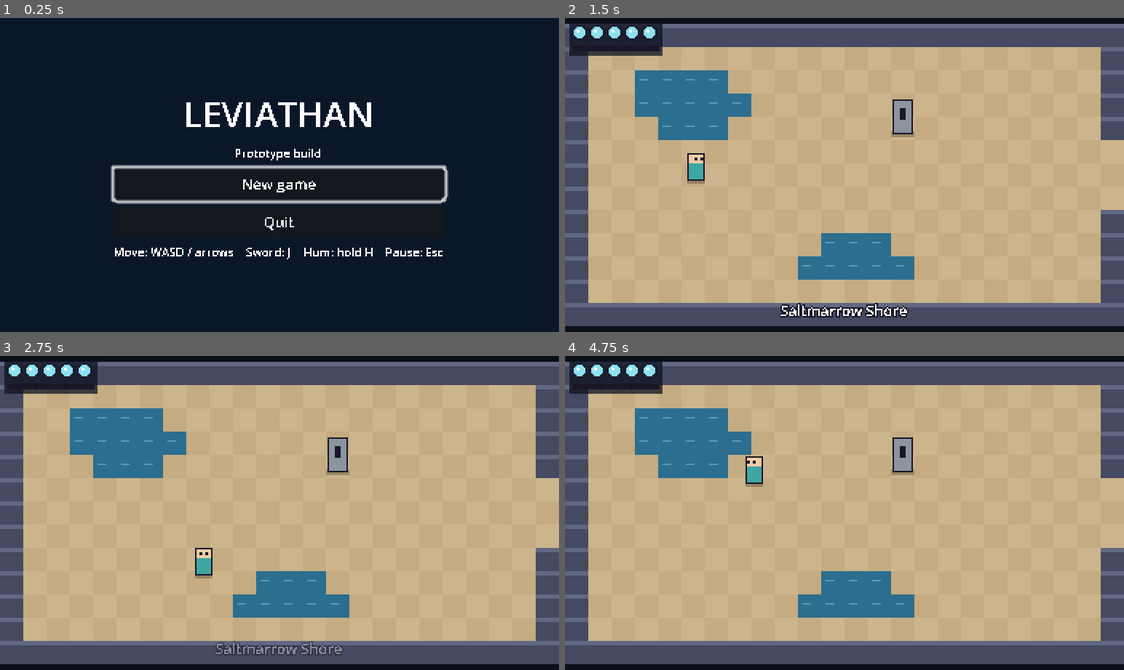
Above: before the commit, frames 1-4 (two rows, left to right).
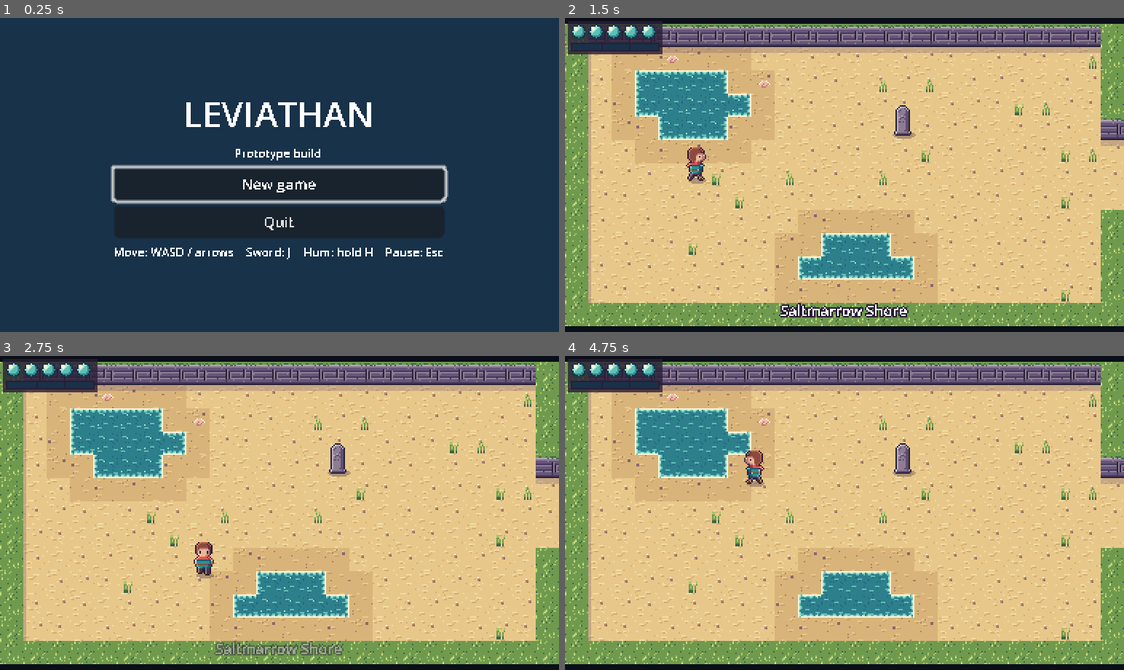
Above: after the commit, the same moments.

Repository: ashciraulo/Leviathan
Game: Godot game, scene res://scenes/title.tscn
Two runs of this game, one before a commit and one after it. Both use one fixed random seed, a clock stepped at 60 frames per second and the inputs below.
Inputs:
- Up to frame 1 (0.25 s): no input
- Up to frame 2 (1.5 s): click "New game" at 0.5 s; tap Enter at 1.25 s; hold D (move_right) from 1.28 s (still down); hold H (hum) from 1.28 s (still down)
- Up to frame 3 (2.75 s): release D (move_right) at 2.03 s; release H (hum) at 2.03 s; hold S (move_down) from 2.03 s (still down); tap J (attack) at 2.1 s; tap H (hum) at 2.3 s
- Up to frame 4 (4.75 s): release S (move_down) at 2.78 s; hold D (move_right) 2.78-3.53 s; hold H (hum) 2.78-3.53 s; hold W (move_up) 3.53-4.28 s; tap K (interact) at 3.6 s; tap H (hum) at 3.8 s; hold A (move_left) from 4.28 s (still down); hold H (hum) from 4.28 s (still down); tap U (item_1) at 4.35 s

The runs differ from the first frame. In frame 1, 84% of the frame differs, in the area x 0-100%, y 0-100%; in frame 2, 77%; in frame 3, 77%; in frame 4, 77%.

Commit message:
Saltmarrow style test: first-pass pixel art
Replace the graybox shapes with original pixel art generated by
tools/build_art.py: Wren (idle, walk, attack and hum in three
directions), the driftwood sword, Scuttler, Spitter, Shellback,
Tidestone, bubble shots, drop shadows and HUD bubbles, plus a
Saltmarrow tileset (sand, wet sand, dune-grass cliffs, animated water
with foam edges, shells and grass tufts).

Sprites are material silhouettes lit by the plan's rules: light from the
top left, hue-shifted ramps, coloured outlines. Rooms pick tiles from
the layout (cliff faces where ground is below, wet sand by water). Hit
flashes use a small shader. CI checks the PNGs match the art source.

Co-Authored-By: Claude Opus 5.5 <noreply@anthropic.com>
Claude-Session: https://claude.ai/code/session_01UYEn5UPccDyrfNhgn9YYhF

Diff:
--- /dev/null
+++ b/scripts/art/art.gd
@@ -0,0 +1,67 @@
+class_name Art
+extends Object
+## Loads the generated pixel art (see tools/build_art.py) and builds sprites.
+## Sprites use a small shader for the white hit flash.
+
+const WREN := preload("res://assets/sprites/wren.png")
+const SWORD := preload("res://assets/sprites/sword.png")
+const SCUTTLER := preload("res://assets/sprites/scuttler.png")
+const SPITTER := preload("res://assets/sprites/spitter.png")
+const SHELLBACK := preload("res://assets/sprites/shellback.png")
+const TIDESTONE := preload("res://assets/sprites/tidestone.png")
+const SHOT := preload("res://assets/sprites/shot.png")
+const SHADOW_SMALL := preload("res://assets/sprites/shadow_small.png")
+const SHADOW_LARGE := preload("res://assets/sprites/shadow_large.png")
+const BUBBLES := preload("res://assets/ui/bubbles.png")
+const SALTMARROW_TILES := preload("res://assets/tiles/saltmarrow.png")
+
+const FLASH_SHADER := """
+shader_type canvas_item;
+uniform float flash : hint_range(0.0, 1.0) = 0.0;
+uniform vec4 flash_color : source_color = vec4(1.0, 1.0, 1.0, 1.0);
+void fragment() {
+	COLOR = vec4(mix(COLOR.rgb, flash_color.rgb, flash), COLOR.a);
+}
+"""
+
+static var _flash_shader: Shader
+
+
+## A sprite whose `foot_row` (the last row of pixels it stands on) sits on
+## the node's origin, so y-sorting and shadows line up.
+static func sprite(texture: Texture2D, hframes: int, vframes: int, foot_row: int) -> Sprite2D:
+	var node := Sprite2D.new()
+	node.texture = texture
+	node.hframes = hframes
+	node.vframes = vframes
+	node.centered = false
+	var frame_width := texture.get_width() / hframes
+	node.position = Vector2(-frame_width / 2, -foot_row - 1)
+	node.material = flash_material()
+	return node
+
+
+## A soft drop shadow, offset down and to the right (light is top left).
+static func shadow(large: bool = false) -> Sprite2D:
+	var node := Sprite2D.new()
+	node.texture = SHADOW_LARGE if large else SHADOW_SMALL
+	node.position = Vector2(1, 0)
+	return node
+
+
+static func flash_material() -> ShaderMaterial:
+	if _flash_shader == null:
+		_flash_shader = Shader.new()
+		_flash_shader.code = FLASH_SHADER
+	var material := ShaderMaterial.new()
+	material.shader = _flash_shader
+	return material
+
+
+## Sets the flash on a sprite made by sprite(). Respects the soft-flash option.
+static func set_flash(node: CanvasItem, amount: float) -> void:
+	var material := node.material as ShaderMaterial
+	if material == null:
+		return
+	material.set_shader_parameter("flash", amount)
+	material.set_shader_parameter("flash_color", Palette.FLASH if Settings.flashes else Palette.SOFT_FLASH)
--- /dev/null
+++ b/scripts/art/tile_atlas.gd
@@ -0,0 +1,41 @@
+class_name TileAtlas
+extends Object
+## Tile positions in assets/tiles/saltmarrow.png.
+## Generated by tools/build_art.py. Do not edit by hand.
+
+const SIZE := 16
+const POSITIONS := {
+	"sand_0": Vector2i(0, 0),
+	"sand_1": Vector2i(1, 0),
+	"sand_2": Vector2i(2, 0),
+	"sand_3": Vector2i(3, 0),
+	"wet_0": Vector2i(4, 0),
+	"wet_1": Vector2i(5, 0),
+	"wet_2": Vector2i(6, 0),
+	"wet_3": Vector2i(7, 0),
+	"cliff_top_0": Vector2i(0, 1),
+	"cliff_top_1": Vector2i(1, 1),
+	"cliff_face_0": Vector2i(2, 1),
+	"cliff_face_1": Vector2i(3, 1),
+	"grass_0": Vector2i(4, 1),
+	"grass_1": Vector2i(5, 1),
+	"shell_0": Vector2i(6, 1),
+	"shell_1": Vector2i(7, 1),
+	"water_0": Vector2i(0, 2),
+	"water_1": Vector2i(1, 2),
+	"foam_top_0": Vector2i(2, 2),
+	"foam_bottom_0": Vector2i(3, 2),
+	"foam_left_0": Vector2i(4, 2),
+	"foam_right_0": Vector2i(5, 2),
+	"shade_top": Vector2i(6, 2),
+	"shade_left": Vector2i(7, 2),
+	"foam_top_1": Vector2i(0, 3),
+	"foam_bottom_1": Vector2i(1, 3),
+	"foam_left_1": Vector2i(2, 3),
+	"foam_right_1": Vector2i(3, 3),
+}
+
+
+static func region(tile_name: String) -> Rect2:
+	var cell: Vector2i = POSITIONS[tile_name]
+	return Rect2(cell.x * SIZE, cell.y * SIZE, SIZE, SIZE)
--- a/scripts/core/palette.gd
+++ b/scripts/core/palette.gd
@@ -1,7 +1,7 @@
 class_name Palette
 extends Object
-## Graybox colours for the prototype. Placeholder only, loosely following the
-## plan's coastal palette, until the pixel-art approach is decided.
+## Colours used by code-drawn effects and UI. Sprite and tile colours live in
+## tools/build_art.py; these come from the same Saltmarrow palette.
 
 const FLOOR := Color(0.80, 0.71, 0.55)
 const FLOOR_ALT := Color(0.77, 0.67, 0.51)
@@ -9,7 +9,7 @@
 const WALL_TOP := Color(0.38, 0.41, 0.51)
 const WATER := Color(0.17, 0.43, 0.56)
 const WATER_LIGHT := Color(0.33, 0.62, 0.72)
-const OUTLINE := Color(0.10, 0.09, 0.16)
+const OUTLINE := Color("#2a1e36")
 const SHADOW := Color(0.0, 0.0, 0.0, 0.25)
 const FLASH := Color(1.0, 1.0, 1.0)
 const SOFT_FLASH := Color(1.0, 0.85, 0.85)
@@ -18,7 +18,7 @@
 const WREN := Color(0.25, 0.65, 0.63)
 const WREN_SKIN := Color(0.95, 0.80, 0.65)
 const SWORD := Color(0.95, 0.90, 0.78)
-const HUM := Color(0.43, 0.94, 0.88)
+const HUM := Color("#a8e6cf")
 
 const SCUTTLER := Color(0.88, 0.42, 0.31)
 const SPITTER := Color(0.62, 0.40, 0.70)
@@ -29,6 +29,7 @@
 
 const BUBBLE := Color(0.55, 0.88, 0.95)
 const BUBBLE_EMPTY := Color(0.55, 0.88, 0.95, 0.45)
-const RESONANCE := Color(0.43, 0.94, 0.88)
-const UI_DARK := Color(0.05, 0.07, 0.12, 0.75)
-const DEEP := Color(0.04, 0.09, 0.16)
+const RESONANCE := Color("#6ef0e0")
+const RESONANCE_EMPTY := Color("#18324a")
+const UI_DARK := Color(0.16, 0.12, 0.21, 0.8)
+const DEEP := Color("#18324a")
--- a/scripts/enemies/enemy.gd
+++ b/scripts/enemies/enemy.gd
@@ -1,7 +1,8 @@
 class_name Enemy
 extends CharacterBody2D
 ## Base for enemies: health, hit reaction, knockback, contact damage and death.
-## Subclasses set their stats in _init(), steer in _think() and draw in _draw().
+## Subclasses set their stats in _init(), steer in _think(), build their
+## sprite in _make_sprite() and pick its frame in _update_sprite().
 ##
 ## Every enemy should have one readable tell (a wind-up, a flash, a sound)
 ## before it attacks.
@@ -29,6 +30,8 @@
 var _flash := 0.0
 var _hurtbox: Area2D
 var _contact: DamageArea
+var _sprite: Sprite2D
+var _sprite_origin := Vector2.ZERO
 
 
 func _ready() -> void:
@@ -54,11 +57,15 @@
 	_contact.add_child(Layers.rect_shape(body_size - Vector2(2, 0), Vector2(0, -body_size.y / 2.0)))
 	add_child(_contact)
 
+	add_child(Art.shadow(body_size.x > 14))
+	_sprite = _make_sprite()
+	add_child(_sprite)
+	_sprite_origin = _sprite.position
+
 
 func _physics_process(delta: float) -> void:
 	_flash = maxf(_flash - delta, 0.0)
 	if dying:
-		queue_redraw()
 		return
 	if _stun > 0.0:
 		_stun -= delta
@@ -69,7 +76,9 @@
 	else:
 		velocity = Vector2.ZERO
 	move_and_slide()
-	queue_redraw()
+	_sprite.position = _sprite_origin
+	_update_sprite()
+	Art.set_flash(_sprite, 1.0 if _flash > 0.0 else 0.0)
 
 
 ## Called by Wren's sword. `direction` is the way the swing travels.
@@ -123,15 +132,19 @@
 	tween.chain().tween_callback(queue_free)
 
 
-## Body colour with the white hit flash applied.
-func _tint(base: Color) -> Color:
-	if _flash > 0.0:
-		return Palette.FLASH if Settings.flashes else Palette.SOFT_FLASH
-	return base
+## Override: return this enemy's sprite (see Art.sprite()).
+func _make_sprite() -> Sprite2D:
+	return Art.sprite(Art.SCUTTLER, 3, 1, 11)
 
 
-func _draw_shadow(width: float) -> void:
-	draw_rect(Rect2(-width / 2.0, -2, width, 4), Palette.SHADOW)
+## Override: choose the frame for this physics tick.
+func _update_sprite() -> void:
+	pass
+
+
+## Shake the sprite sideways: part of most wind-up tells.
+func _jitter(timer: float) -> void:
+	_sprite.position.x += 1.0 if int(timer * 30.0) % 2 == 0 else -1.0
 
 
 ## The nearest of the four directions to `v`.
--- a/scripts/enemies/projectile.gd
+++ b/scripts/enemies/projectile.gd
@@ -6,12 +6,17 @@
 
 var velocity := Vector2.ZERO
 var _life := LIFETIME
+var _sprite: Sprite2D
 
 
 func _ready() -> void:
 	Layers.assign(self, Layers.ENEMY_ATTACK, [Layers.WORLD])
 	add_child(Layers.circle_shape(3.0, Vector2.ZERO))
 	body_entered.connect(_on_body_entered)
+	_sprite = Sprite2D.new()
+	_sprite.texture = Art.SHOT
+	_sprite.hframes = 2
+	add_child(_sprite)
 
 
 func _physics_process(delta: float) -> void:
@@ -19,7 +24,7 @@
 	_life -= delta
 	if _life <= 0.0:
 		queue_free()
-	queue_redraw()
+	_sprite.frame = int(_life * 8.0) % 2
 
 
 func notify_hit() -> void:
@@ -28,9 +33,3 @@
 
 func _on_body_entered(_body: Node2D) -> void:
 	queue_free()
-
-
-func _draw() -> void:
-	draw_circle(Vector2.ZERO, 4.0, Palette.OUTLINE)
-	draw_circle(Vector2.ZERO, 3.0, Palette.SHOT)
-	draw_rect(Rect2(-2, -2, 1, 1), Palette.FLASH)
--- a/scripts/enemies/scuttler.gd
+++ b/scripts/enemies/scuttler.gd
@@ -61,18 +61,15 @@
 	_timer = REST_TIME
 
 
-func _draw() -> void:
-	_draw_shadow(16)
-	var jitter := Vector2.ZERO
-	var color := _tint(Palette.SCUTTLER)
-	if mode == Mode.WINDUP and ai_enabled and not dying:
-		jitter.x = 1.0 if int(_timer * 30.0) % 2 == 0 else -1.0
-		color = _tint(Palette.TELL)
-	draw_rect(Rect2(Vector2(-8, -9) + jitter, Vector2(16, 8)), Palette.OUTLINE)
-	draw_rect(Rect2(Vector2(-7, -8) + jitter, Vector2(14, 6)), color)
-	# Claws.
-	draw_rect(Rect2(Vector2(-11, -11) + jitter, Vector2(4, 4)), Palette.OUTLINE)
-	draw_rect(Rect2(Vector2(7, -11) + jitter, Vector2(4, 4)), Palette.OUTLINE)
-	# Eye stalks.
-	draw_rect(Rect2(Vector2(-3, -11) + jitter, Vector2(2, 2)), Palette.OUTLINE)
-	draw_rect(Rect2(Vector2(1, -11) + jitter, Vector2(2, 2)), Palette.OUTLINE)
+func _make_sprite() -> Sprite2D:
+	return Art.sprite(Art.SCUTTLER, 3, 1, 11)
+
+
+func _update_sprite() -> void:
+	if mode == Mode.WINDUP and ai_enabled:
+		_sprite.frame = 2
+		_jitter(_timer)
+	elif velocity.length() > 1.0:
+		_sprite.frame = int(Time.get_ticks_msec() / 90) % 2
+	else:
+		_sprite.frame = 0
--- a/scripts/enemies/shellback.gd
+++ b/scripts/enemies/shellback.gd
@@ -57,24 +57,17 @@
 	_knockback = direction * 60.0
 
 
-func _draw() -> void:
-	_draw_shadow(18)
-	var jitter := Vector2.ZERO
-	if mode == Mode.TURNING and ai_enabled and not dying:
-		jitter.x = 1.0 if int(_timer * 30.0) % 2 == 0 else -1.0
-	var body := Rect2(Vector2(-9, -15) + jitter, Vector2(18, 15))
-	draw_rect(body, Palette.OUTLINE)
-	draw_rect(body.grow(-1), _tint(Palette.SHELLBACK))
-	# The shell plate sits on the facing side: thick, pale and outlined.
-	var plate: Rect2
-	if shell_dir.x > 0.0:
-		plate = Rect2(Vector2(5, -16), Vector2(6, 17))
-	elif shell_dir.x < 0.0:
-		plate = Rect2(Vector2(-11, -16), Vector2(6, 17))
+func _make_sprite() -> Sprite2D:
+	return Art.sprite(Art.SHELLBACK, 3, 1, 11)
+
+
+func _update_sprite() -> void:
+	if shell_dir.y > 0.0:
+		_sprite.frame = 0
 	elif shell_dir.y < 0.0:
-		plate = Rect2(Vector2(-10, -18), Vector2(20, 6))
+		_sprite.frame = 1
 	else:
-		plate = Rect2(Vector2(-10, -5), Vector2(20, 6))
-	plate.position += jitter
-	draw_rect(plate, Palette.OUTLINE)
-	draw_rect(plate.grow(-1), _tint(Palette.SHELL))
+		_sprite.frame = 2
+	_sprite.flip_h = shell_dir.x < 0.0
+	if mode == Mode.TURNING and ai_enabled:
+		_jitter(_timer)
--- a/scripts/enemies/spitter.gd
+++ b/scripts/enemies/spitter.gd
@@ -49,15 +49,12 @@
 	get_parent().add_child.call_deferred(shot)
 
 
-func _draw() -> void:
-	_draw_shadow(16)
-	var swell := 0.0
-	var mouth := Palette.OUTLINE
-	if mode == Mode.WINDUP and ai_enabled and not dying:
-		swell = 2.0 * (1.0 - _timer / WINDUP_TIME)
-		mouth = Palette.TELL
-	var color := _tint(Palette.SPITTER)
-	draw_rect(Rect2(-8 - swell, -14 - swell, 16 + swell * 2.0, 14 + swell), Palette.OUTLINE)
-	draw_rect(Rect2(-7 - swell, -13 - swell, 14 + swell * 2.0, 12 + swell), color)
-	# The mouth glows during the wind-up.
-	draw_rect(Rect2(-3, -15 - swell, 6, 4), mouth)
+func _make_sprite() -> Sprite2D:
+	return Art.sprite(Art.SPITTER, 2, 1, 12)
+
+
+func _update_sprite() -> void:
+	var winding := mode == Mode.WINDUP and ai_enabled
+	_sprite.frame = 1 if winding else 0
+	if winding and _timer < WINDUP_TIME * 0.5:
+		_jitter(_timer)
--- a/scripts/player/player.gd
+++ b/scripts/player/player.gd
@@ -39,6 +39,15 @@
 var _sword: Area2D
 var _sword_shape: CollisionShape2D
 var _hurtbox: Area2D
+var _body: Sprite2D
+var _front: Node2D
+var _anim_time := 0.0
+
+## Sheet columns in assets/sprites/wren.png.
+const FRAME_WALK := [0, 1, 2, 3]
+const FRAME_ATTACK := 4
+const FRAME_HUM := 5
+const WALK_FRAME_TIME := 0.11
 
 
 func _ready() -> void:
@@ -60,6 +69,15 @@
 	_sword.add_child(_sword_shape)
 	add_child(_sword)
 	_place_sword()
+
+	add_child(Art.shadow())
+	_body = Art.sprite(Art.WREN, 6, 3, 22)
+	add_child(_body)
+	# Sword and Hum effects draw on this layer, in front of Wren (or behind
+	# when swinging upwards).
+	_front = Node2D.new()
+	_front.draw.connect(_draw_front)
+	add_child(_front)
 
 
 func _physics_process(delta: float) -> void:
@@ -81,7 +99,7 @@
 			velocity = Vector2.ZERO
 	move_and_slide()
 	_check_damage()
-	queue_redraw()
+	_update_sprite(delta)
 
 
 func start_attack() -> void:
@@ -236,39 +254,68 @@
 	(_sword_shape.shape as RectangleShape2D).size = rect.size
 
 
-func _draw() -> void:
-	draw_rect(Rect2(-6, -2, 12, 4), Palette.SHADOW)
+func _update_sprite(delta: float) -> void:
+	var row := 0
+	if facing.y < 0.0:
+		row = 1
+	elif facing.x != 0.0:
+		row = 2
+	_body.flip_h = facing.x < 0.0
+	var column := 0
+	match state:
+		State.MOVE:
+			if velocity.length() > 1.0:
+				_anim_time += delta
+				column = FRAME_WALK[int(_anim_time / WALK_FRAME_TIME) % FRAME_WALK.size()]
+			else:
+				_anim_time = 0.0
+		State.ATTACK:
+			column = FRAME_ATTACK
+		State.HUM:
+			column = FRAME_HUM
+			row = 0
+			_body.flip_h = false
+	_body.frame = row * 6 + column
+	_body.modulate = Color(0.55, 0.5, 0.65) if state == State.DEAD else Color.WHITE
+	# Blink while invulnerable.
+	_body.visible = not (_invuln > 0.0 and state != State.DEAD and int(_invuln * 20.0) % 2 == 1)
+	Art.set_flash(_body, 1.0 if _flash > 0.0 else 0.0)
+	_front.z_index = -1 if (state == State.ATTACK and facing.y < 0.0) else 0
+	_front.queue_redraw()
+
+
+func _draw_front() -> void:
 	if state == State.HUM:
 		_draw_hum_rings()
-	# Blink while invulnerable.
-	if _invuln > 0.0 and state != State.DEAD and int(_invuln * 20.0) % 2 == 1:
-		return
-	var body := Palette.WREN
-	if _flash > 0.0:
-		body = Palette.FLASH if Settings.flashes else Palette.SOFT_FLASH
-	if state == State.DEAD:
-		body = body.darkened(0.5)
-	draw_rect(Rect2(-6, -19, 12, 19), Palette.OUTLINE)
-	draw_rect(Rect2(-5, -12, 10, 11), body)
-	draw_rect(Rect2(-5, -18, 10, 6), Palette.WREN_SKIN)
-	# Eyes show which way Wren faces.
-	if facing.y >= 0.0:
-		var eye_x := facing.x * 2.0
-		draw_rect(Rect2(eye_x - 3, -16, 2, 2), Palette.OUTLINE)
-		draw_rect(Rect2(eye_x + 1, -16, 2, 2), Palette.OUTLINE)
+	if state == State.ATTACK:
+		_draw_sword()
+
+
+## The driftwood sword sweeps through a short arc during the swing.
+func _draw_sword() -> void:
+	var t := clampf(_state_time / ATTACK_TIME, 0.0, 1.0)
+	var base_angle := facing.angle()
+	var direction := -1.0 if (facing.x < 0.0 or facing.y < 0.0) else 1.0
+	var sweep := lerpf(-1.1, 1.1, ease(t, 0.4)) * direction
+	var pivot := Vector2(0, -9) + facing * 3.0
+	var angle := base_angle + sweep
 	if is_sword_active():
-		var rect := sword_rect()
-		draw_rect(rect.grow(-1), Palette.OUTLINE)
-		draw_rect(rect.grow(-2), Palette.SWORD)
+		var start := base_angle - 1.1 * direction
+		var trail := Palette.HUM
+		trail.a = 0.55
+		_front.draw_arc(pivot, 15.0, minf(start, angle), maxf(start, angle), 10, trail, 2.0)
+	_front.draw_set_transform(pivot, angle, Vector2.ONE)
+	_front.draw_texture(Art.SWORD, Vector2(-3, -3))
+	_front.draw_set_transform(Vector2.ZERO, 0.0, Vector2.ONE)
 
 
 func _draw_hum_rings() -> void:
-	var center := Vector2(0, -9)
+	var center := Vector2(0, -11)
 	for i in 3:
 		var radius := fmod(hum_progress * 30.0 + i * 8.0, 24.0) + 6.0
 		var color := Palette.HUM
 		color.a = clampf(1.0 - radius / 30.0, 0.0, 1.0)
-		draw_arc(center, radius, 0.0, TAU, 24, color, 1.0)
+		_front.draw_arc(center, radius, 0.0, TAU, 32, color, 1.0)
 	# Progress toward the next bubble.
-	draw_rect(Rect2(-8, 3, 16, 2), Palette.OUTLINE)
-	draw_rect(Rect2(-8, 3, 16.0 * hum_progress / HUM_TIME, 2), Palette.HUM)
+	_front.draw_rect(Rect2(-8, 3, 16, 3), Palette.OUTLINE)
+	_front.draw_rect(Rect2(-7, 4, 14.0 * hum_progress / HUM_TIME, 1), Palette.HUM)
--- a/scripts/ui/hud.gd
+++ b/scripts/ui/hud.gd
@@ -50,20 +50,17 @@
 
 func _draw_gauge() -> void:
 	var count: int = GameState.max_bubbles
-	_gauge.draw_rect(Rect2(3, 3, count * BUBBLE_SPACING + 4, 23), Palette.UI_DARK)
+	_gauge.draw_rect(Rect2(2, 2, count * BUBBLE_SPACING + 5, 23), Palette.UI_DARK)
 	for i in count:
-		var center := Vector2(10 + i * BUBBLE_SPACING, 10)
-		if i < GameState.bubbles:
-			_gauge.draw_circle(center, 5.0, Palette.OUTLINE)
-			_gauge.draw_circle(center, 4.0, Palette.BUBBLE)
-			_gauge.draw_rect(Rect2(center + Vector2(-2, -2), Vector2(2, 2)), Palette.FLASH)
-		else:
-			_gauge.draw_circle(center, 4.0, Palette.BUBBLE_EMPTY, false, 1.0)
+		var cell := Rect2(4 + i * BUBBLE_SPACING, 4, 11, 11)
+		var full := i < GameState.bubbles
+		_gauge.draw_texture_rect_region(Art.BUBBLES, cell, Rect2(0 if full else 11, 0, 11, 11))
 	# Resonance meter, marked in thirds: each third is one Hum.
-	var bar := Rect2(5, 19, count * BUBBLE_SPACING, 4)
-	_gauge.draw_rect(bar, Palette.OUTLINE)
+	var bar := Rect2(5, 18, count * BUBBLE_SPACING - 1, 4)
+	_gauge.draw_rect(bar.grow(1), Palette.OUTLINE)
+	_gauge.draw_rect(bar, Palette.RESONANCE_EMPTY)
 	var fill: float = GameState.resonance / GameState.resonance_max
 	_gauge.draw_rect(Rect2(bar.position, Vector2(bar.size.x * fill, bar.size.y)), Palette.RESONANCE)
 	for third in [1, 2]:
 		var x: float = bar.position.x + bar.size.x * third / 3.0
-		_gauge.draw_rect(Rect2(x, bar.position.y, 1, bar.size.y), Palette.UI_DARK)
+		_gauge.draw_rect(Rect2(x, bar.position.y, 1, bar.size.y), Palette.OUTLINE)
--- a/scripts/world/room.gd
+++ b/scripts/world/room.gd
@@ -28,6 +28,10 @@
 
 var _rows := PackedStringArray()
 var _ground: Node2D
+var _water_frame := 0
+var _water_time := 0.0
+
+const WATER_FRAME_TIME := 0.6
 
 
 func _ready() -> void:
@@ -121,17 +125,61 @@
 	return body
 
 
+func _process(delta: float) -> void:
+	_water_time += delta
+	if _water_time >= WATER_FRAME_TIME:
+		_water_time = 0.0
+		_water_frame = 1 - _water_frame
+		_ground.queue_redraw()
+
+
+func _tile_at(x: int, y: int) -> String:
+	if y < 0 or y >= _rows.size() or x < 0 or x >= _rows[y].length():
+		return "#"
+	return _rows[y][x]
+
+
+## A stable pseudo-random number per tile, so variants don't flicker.
+func _hash(x: int, y: int) -> int:
+	return absi((x * 73856093) ^ (y * 19349663) ^ (coord.x * 83492791) ^ (coord.y * 2654435))
+
+
+func _near_water(x: int, y: int) -> bool:
+	for dy in range(-1, 2):
+		for dx in range(-1, 2):
+			if _tile_at(x + dx, y + dy) == "~":
+				return true
+	return false
+
+
+func _draw_tile(tile_name: String, x: int, y: int) -> void:
+	_ground.draw_texture_rect_region(Art.SALTMARROW_TILES, Rect2(x * TILE, y * TILE, TILE, TILE), TileAtlas.region(tile_name))
+
+
 func _draw_ground() -> void:
 	for y in _rows.size():
-		var row := _rows[y]
-		for x in row.length():
-			var rect := Rect2(x * TILE, y * TILE, TILE, TILE)
-			match row[x]:
-				"#":
-					_ground.draw_rect(rect, Palette.WALL)
-					_ground.draw_rect(Rect2(rect.position, Vector2(TILE, 3)), Palette.WALL_TOP)
-				"~":
-					_ground.draw_rect(rect, Palette.WATER)
-					_ground.draw_rect(Rect2(rect.position + Vector2(3, 6), Vector2(6, 1)), Palette.WATER_LIGHT)
-				_:
-					_ground.draw_rect(rect, Palette.FLOOR if (x + y) % 2 == 0 else Palette.FLOOR_ALT)
+		for x in _rows[y].length():
+			var tile := _tile_at(x, y)
+			var h := _hash(x, y)
+			if tile == "#":
+				# 3/4 view: a wall shows its face when open ground is below it.
+				if _tile_at(x, y + 1) == "#":
+					_draw_tile("cliff_top_%d" % (h % 2), x, y)
+				else:
+					_draw_tile("cliff_face_%d" % (h % 2), x, y)
+			elif tile == "~":
+				_draw_tile("water_%d" % _water_frame, x, y)
+				for side in [["top", 0, -1], ["bottom", 0, 1], ["left", -1, 0], ["right", 1, 0]]:
+					if _tile_at(x + side[1], y + side[2]) != "~":
+						_draw_tile("foam_%s_%d" % [side[0], _water_frame], x, y)
+			else:
+				var wet := _near_water(x, y)
+				_draw_tile(("wet_%d" if wet else "sand_%d") % (h % 4), x, y)
+				if _tile_at(x, y - 1) == "#":
+					_draw_tile("shade_top", x, y)
+				if _tile_at(x - 1, y) == "#":
+					_draw_tile("shade_left", x, y)
+				if wet and h % 11 == 0:
+					_draw_tile("shell_%d" % (h % 2), x, y)
+				elif not wet and h % 13 == 0:
+					_draw_tile("grass_%d" % (h % 2), x, y)
--- a/scripts/world/tidestone.gd
+++ b/scripts/world/tidestone.gd
@@ -8,6 +8,7 @@
 
 var room_coord := Vector2i.ZERO
 var awake := false
+var _sprite: Sprite2D
 
 
 func _ready() -> void:
@@ -21,6 +22,10 @@
 	area.body_entered.connect(_on_body_entered)
 	add_child(area)
 	awake = bool(GameState.flags.get(flag_key(), false))
+	add_child(Art.shadow(true))
+	_sprite = Art.sprite(Art.TIDESTONE, 2, 1, 20)
+	add_child(_sprite)
+	_sprite.frame = 1 if awake else 0
 
 
 func flag_key() -> String:
@@ -35,12 +40,4 @@
 	GameState.set_checkpoint(room_coord, position + CHECKPOINT_OFFSET)
 	if SaveManager.save_game():
 		Events.toast.emit("TOAST_TIDESTONE_SAVED")
-	queue_redraw()
-
-
-func _draw() -> void:
-	draw_rect(Rect2(-8, -2, 16, 4), Palette.SHADOW)
-	draw_rect(Rect2(-7, -24, 14, 24), Palette.OUTLINE)
-	draw_rect(Rect2(-6, -23, 12, 22), Palette.STONE)
-	var rune := Palette.HUM if awake else Palette.OUTLINE
-	draw_rect(Rect2(-2, -18, 4, 8), rune)
+	_sprite.frame = 1
Binary file added: assets/sprites/scuttler.png
Binary file added: assets/sprites/shadow_large.png
Binary file added: assets/sprites/shadow_small.png
Binary file added: assets/sprites/shellback.png
Binary file added: assets/sprites/shot.png
Binary file added: assets/sprites/spitter.png
Binary file added: assets/sprites/sword.png
Binary file added: assets/sprites/tidestone.png
Binary file added: assets/sprites/wren.png
Binary file added: assets/tiles/saltmarrow.png
Binary file added: assets/ui/bubbles.png
Not shown, changed: CREDITS.md
